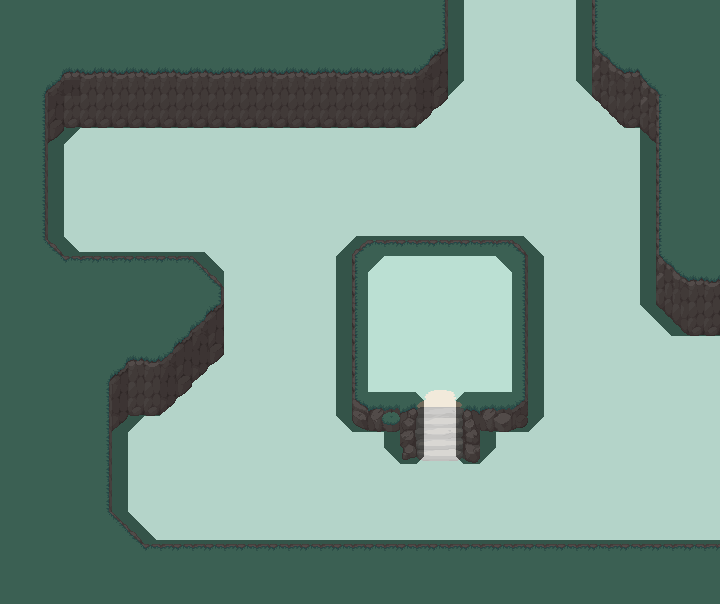
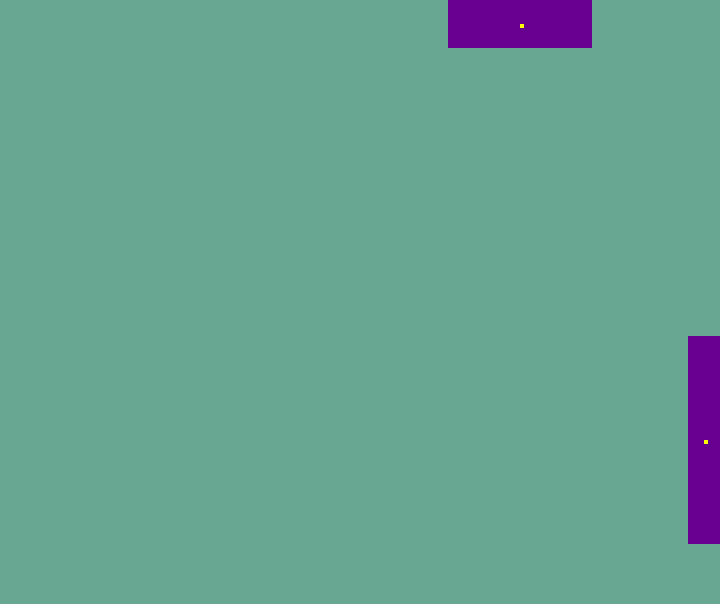
The second 720 x 604 image is a revision of the first. Changes to its layers:
added group "콜리전_NPC에게" with 2 layers above "콜리전_집으로" over [688, 336, 720, 544]
added layer "Layer 65" in group "콜리전_NPC에게" over [704, 440, 708, 444]
added layer "Layer 63" (multiply) in group "콜리전_NPC에게" over [688, 336, 720, 544]
added group "콜리전_집으로" with 2 layers above "픽셀충돌이미지" over [448, 0, 592, 48]
added layer "Layer 64" in group "콜리전_집으로" over [520, 24, 524, 28]
added layer "Layer 62" (multiply) in group "콜리전_집으로" over [448, 0, 592, 48]
renamed "Group 4" to "픽셀충돌이미지", hid the group it (3 layers) over [0, 0, 720, 604]
renamed "Group 5" to "필드이미지", hid the group it (3 layers) over [0, 0, 720, 604]
